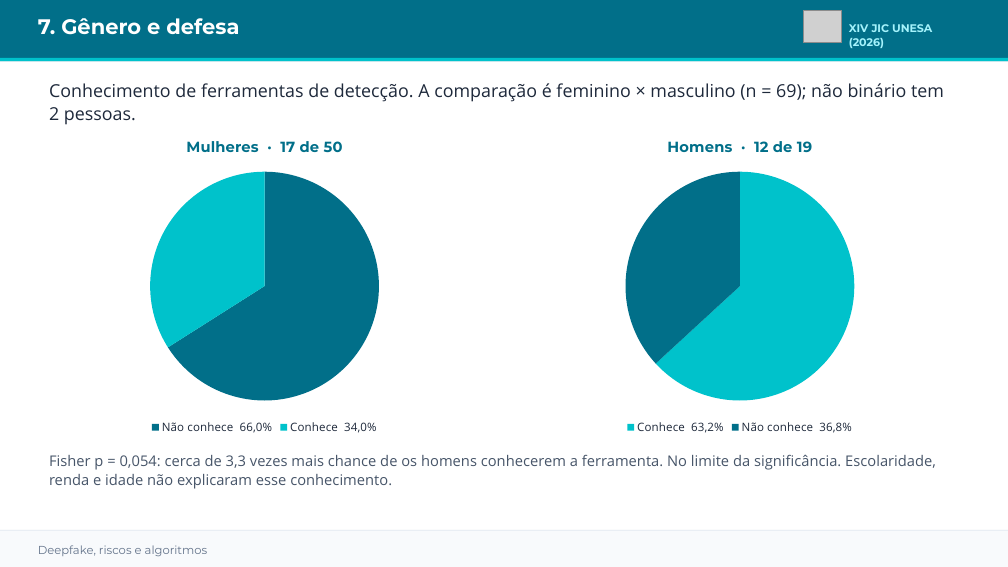
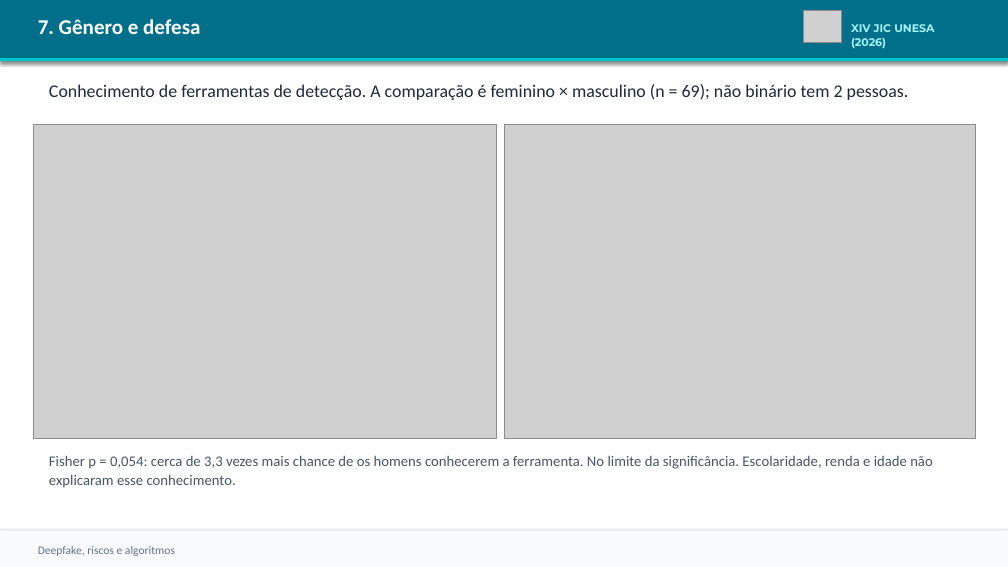
Before and after one commit to matiasmov/matiasmov, a slide deck: slide 8 of apresentacao/JIC_2026_Lucas_Matias_Deepfake.pptx. Drawn at 1008x567 pixels with LibreOffice and Linux fonts; fonts in the diff are those of the drawing; grey boxes stand for pictures. Boxes give left, top, right and bottom in pixels: in the first picture for what was removed or moved away, otherwise in the second. Text is boxed around its words. In the diff, an @@ line names an element or a change of style, - is before the commit and + after.

```diff
--- a/apresentacao/JIC_2026_Lucas_Matias_Deepfake.pptx
+++ b/apresentacao/JIC_2026_Lucas_Matias_Deepfake.pptx
@@ text "7. Gênero e defesa" at bbox=[38, 19, 200, 34]: font Montserrat to Calibri @@
@@ shadow on in 3 elements at bbox=[0, 0, 1008, 61], bbox=[0, 530, 1008, 567], bbox=[0, 58, 1008, 61] @@
@@ text "Conhecimento de ferramentas de detecção. ..." at bbox=[49, 84, 909, 100]: font Open Sans to Calibri @@
@@ pie chart removed at bbox=[33, 124, 496, 439] @@
-title "Mulheres  ·  17 de 50"
-categories: Não conhece  66,0%, Conhece  34,0%
-Mulheres  ·  17 de 50: 66, 34
@@ picture added at bbox=[33, 124, 496, 439] @@
@@ pie chart removed at bbox=[504, 124, 975, 439] @@
-title "Homens  ·  12 de 19"
-categories: Conhece  63,2%, Não conhece  36,8%
-Homens  ·  12 de 19: 63, 37
@@ picture added at bbox=[504, 124, 975, 439] @@
@@ text "Fisher p = 0,054: cerca ..." at bbox=[49, 455, 933, 488]: font Open Sans to Calibri @@
@@ text "Deepfake, riscos e algoritmos" at bbox=[38, 546, 175, 556]: font Montserrat to Calibri @@
```
Also in this commit, not shown: 9 other slides changed, 1 other file.
